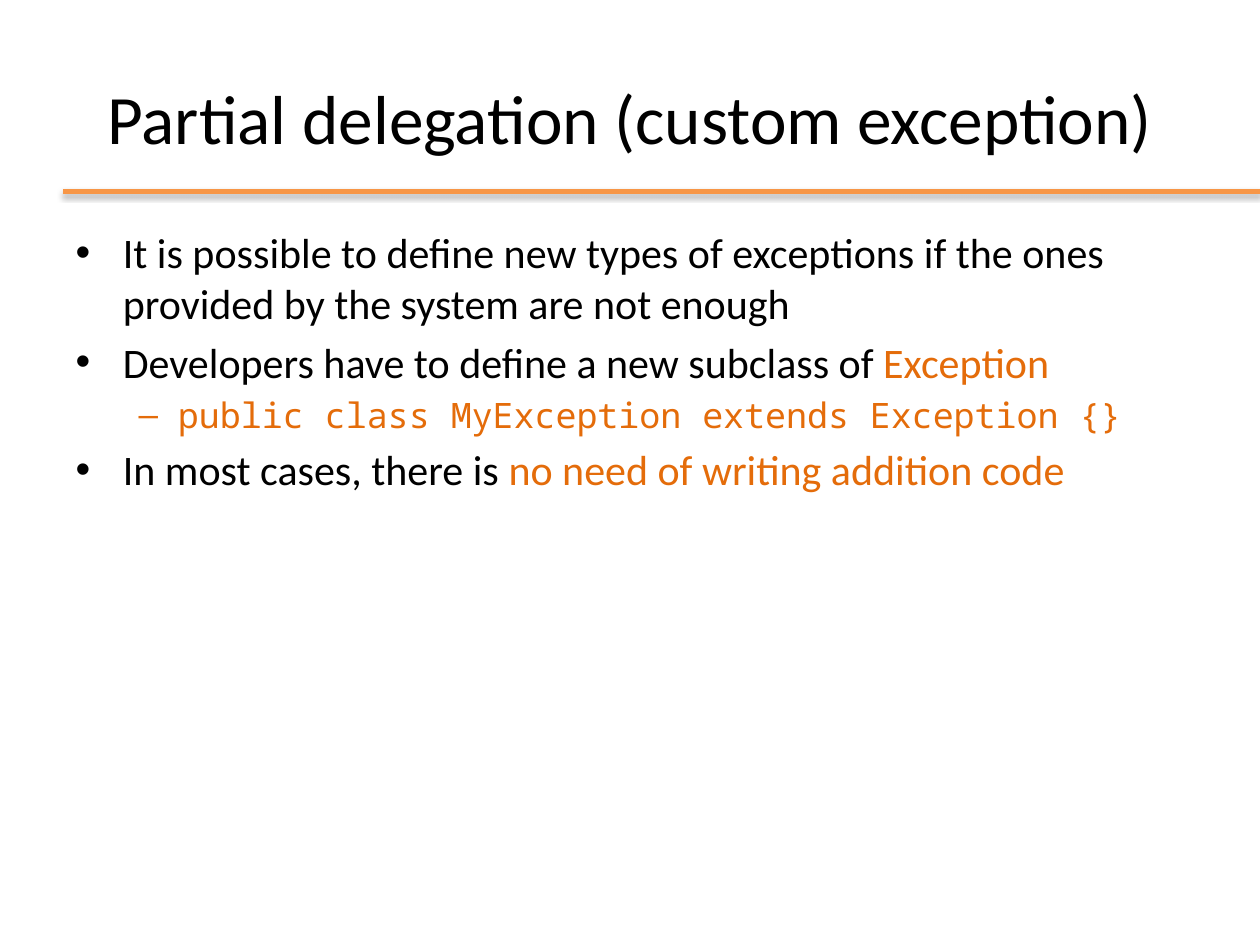
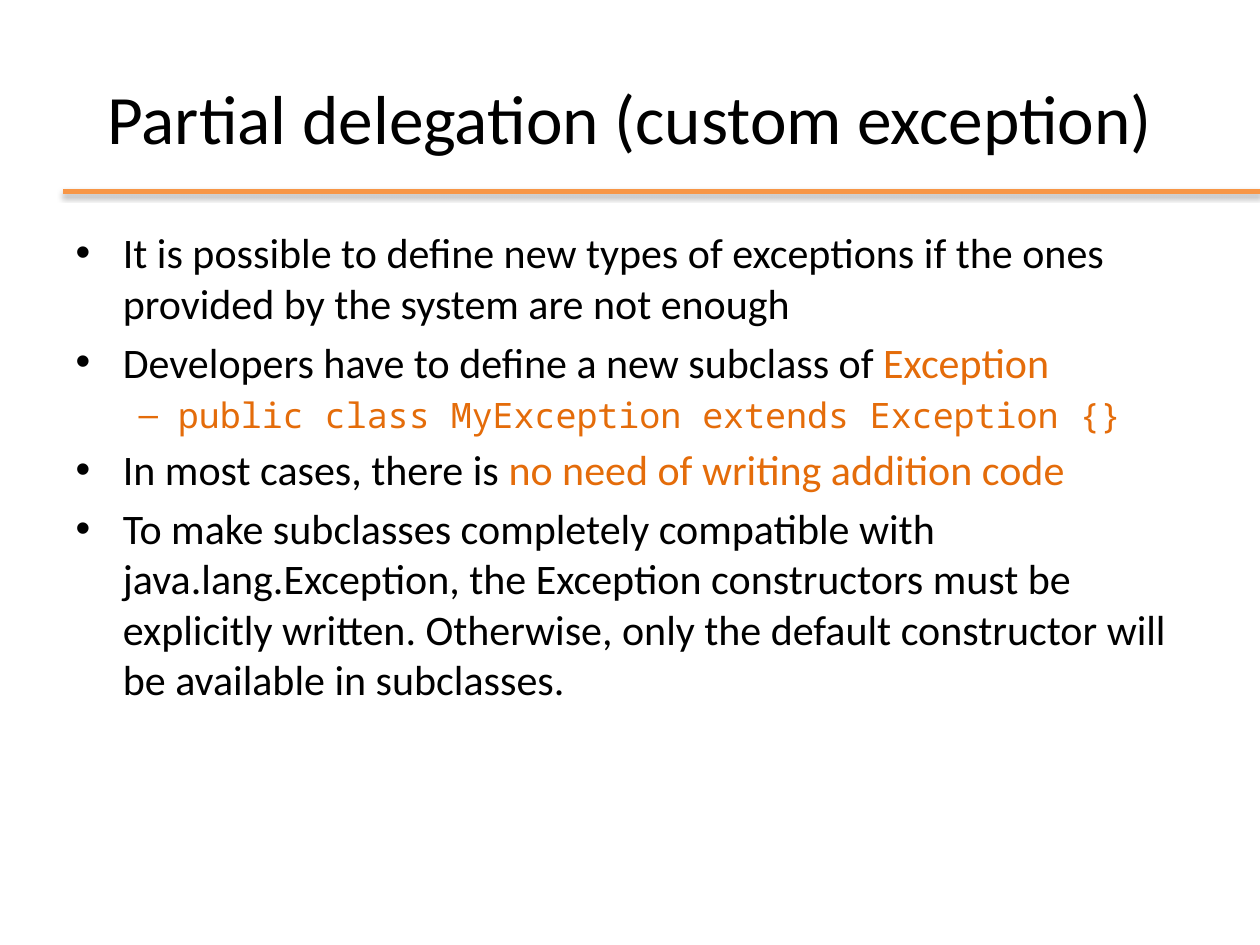
Before and after one commit to Andrea99-beep/ooprogramming, a slide deck: slide 26 of slides/ppt/06_Exceptions.pptx. Drawn at 1260x945 pixels with LibreOffice and Linux fonts; fonts in the diff are those of the drawing; background and template pictures are left out. Boxes give left, top, right and bottom in pixels: in the first picture for what was removed or moved away, otherwise in the second. Text is boxed around its words. In the diff, an @@ line names an element or a change of style, - is before the commit and + after.

```diff
--- a/slides/ppt/06_Exceptions.pptx
+++ b/slides/ppt/06_Exceptions.pptx
@@ text at (123,514,1166,696): paragraph added @@
+• To make subclasses completely compatible with java.lang.Exception, the Exception constructors must be explicitly written. Otherwise, only the default constructor will be available in subclasses.
```
Also in this commit, not shown: 24 other files.
